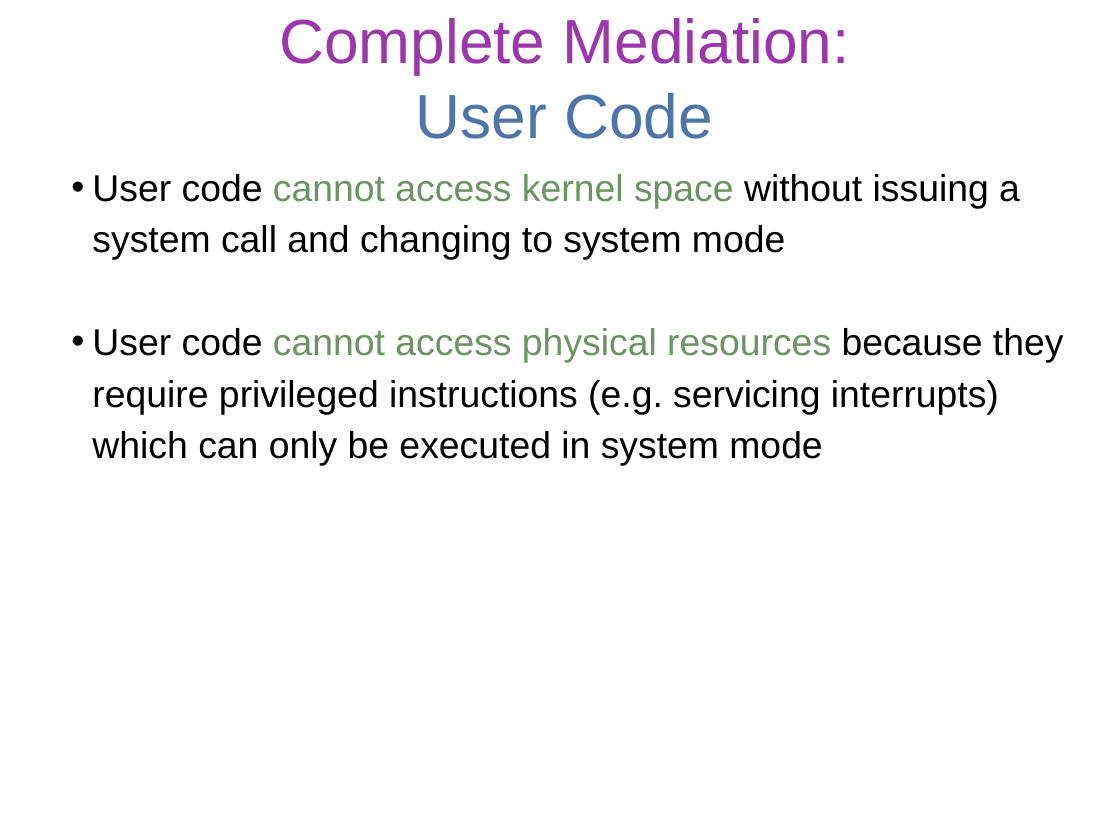
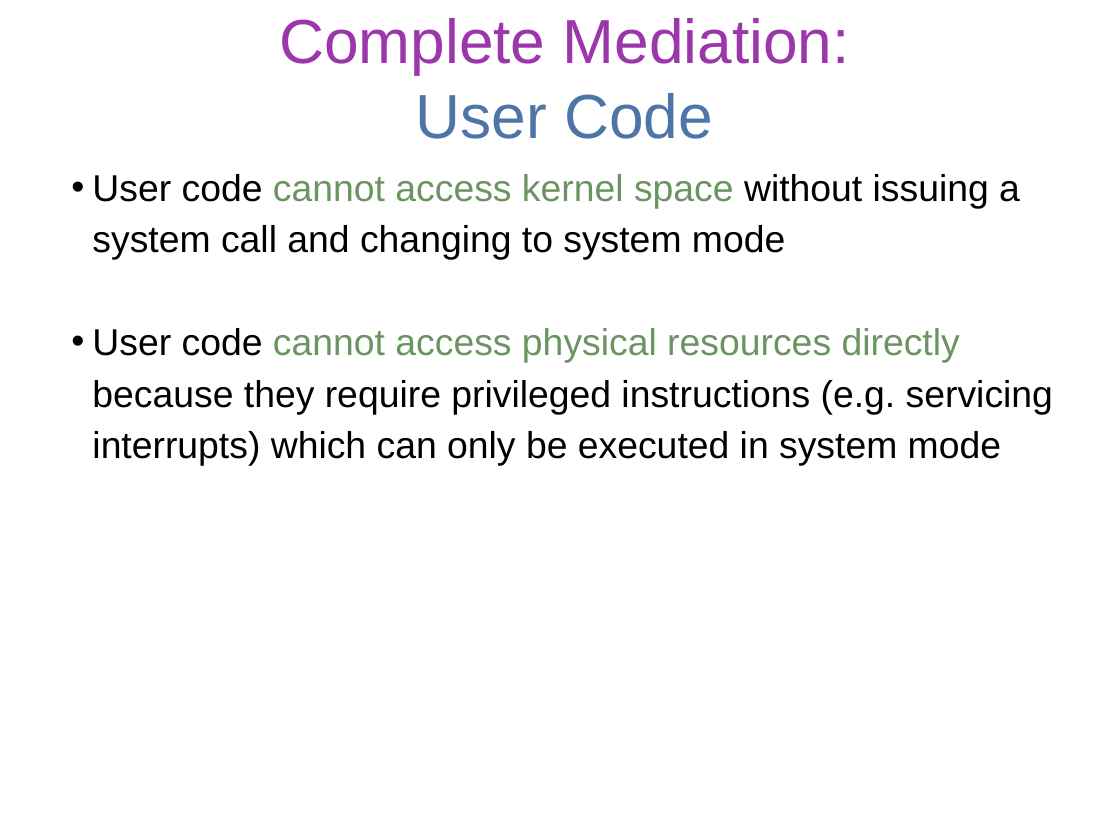
Before and after one commit to gulaoshi/gu.github.io, a slide deck: slide 20 of InfoSec/PPTs/L12-CH12-OS Security.pptx. Drawn at 1120x840 pixels with LibreOffice and Linux fonts; fonts in the diff are those of the drawing. Boxes give left, top, right and bottom in pixels: in the first picture for what was removed or moved away, otherwise in the second. Text is boxed around its words. In the diff, an @@ line names an element or a change of style, - is before the commit and + after.

```diff
--- a/InfoSec/PPTs/L12-CH12-OS Security.pptx
+++ b/InfoSec/PPTs/L12-CH12-OS Security.pptx
@@ text at [92, 328, 1053, 466]: text changed @@
-• User code cannot access physical resources because they require privileged instructions (e.g. servicing interrupts) which can only be executed in system mode
+• User code cannot access physical resources directly because they require privileged instructions (e.g. servicing interrupts) which can only be executed in system mode
```
Also in this commit, not shown: 4 other slides changed, 1 other file.
